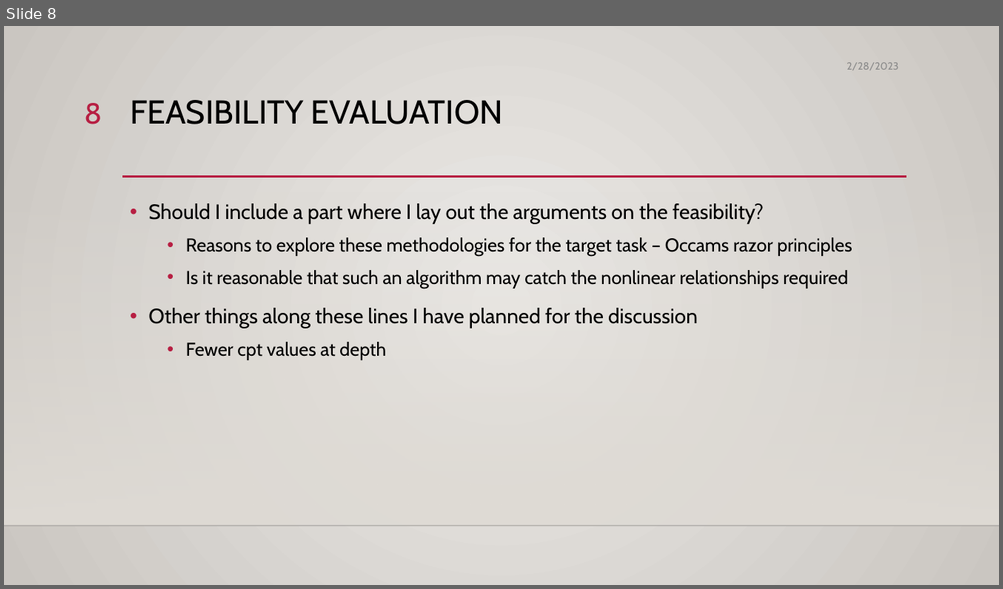
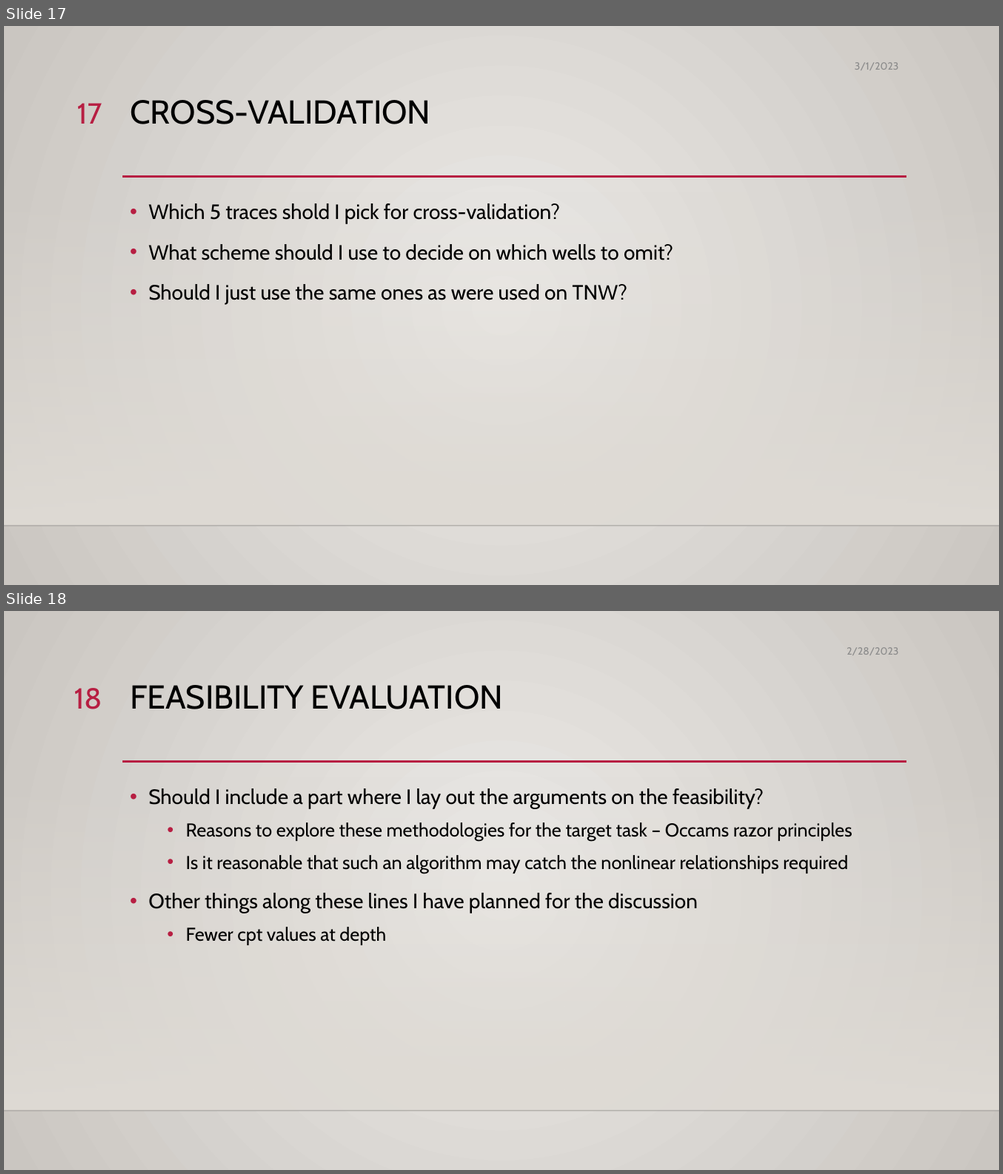
Before and after one commit to sjurmsc/MSC2023, a slide deck: Meeting Presentations/02.03.2023_General_Meeting.pptx. Shown one above the other, each under a label of ours: slide 8 before the commit, slides 17 and 18 after it. The pictures are 1003x589 and 1003x1174 pixels, drawn with LibreOffice and Linux fonts; fonts in the diff are those of the drawing; background and template pictures are left out. Boxes give left, top, right and bottom in pixels: in the first picture for what was removed or moved away, otherwise in the second. Text is boxed around its words. In the diff, an @@ line names an element or a change of style, - is before the commit and + after.

```diff
--- a/Meeting Presentations/02.03.2023_General_Meeting.pptx
+++ b/Meeting Presentations/02.03.2023_General_Meeting.pptx
@@ slide 17 added at (x1=4, y1=26, x2=999, y2=585), background gradient #ECEAE7 to #CAC7C1; not listed: 3 template elements that a slide beside it also shows @@
@@ text added at (x1=854, y1=62, x2=899, y2=70), 10 pt, text #8C8C8C @@
+3/1/2023
@@ page number added at (x1=77, y1=103, x2=102, y2=124), 28 pt, text #B71E42 @@
+17
@@ title added at (x1=130, y1=100, x2=430, y2=124), 32 pt, text #000000 @@
+CROSS-VALIDATION
@@ text added at (x1=148, y1=204, x2=673, y2=305), 20 pt, text #000000 @@
+• Which 5 traces shold I pick for cross-validation?
+• What scheme should I use to decide on which wells to omit?
+• Should I just use the same ones as were used on TNW?
@@ what was slide 8 is now slide 18 @@
@@ page number at (x1=74, y1=688, x2=102, y2=709): text changed @@
-8
+18
```
Also in this commit, not shown: 2 slides changed, 9 other slides added.
